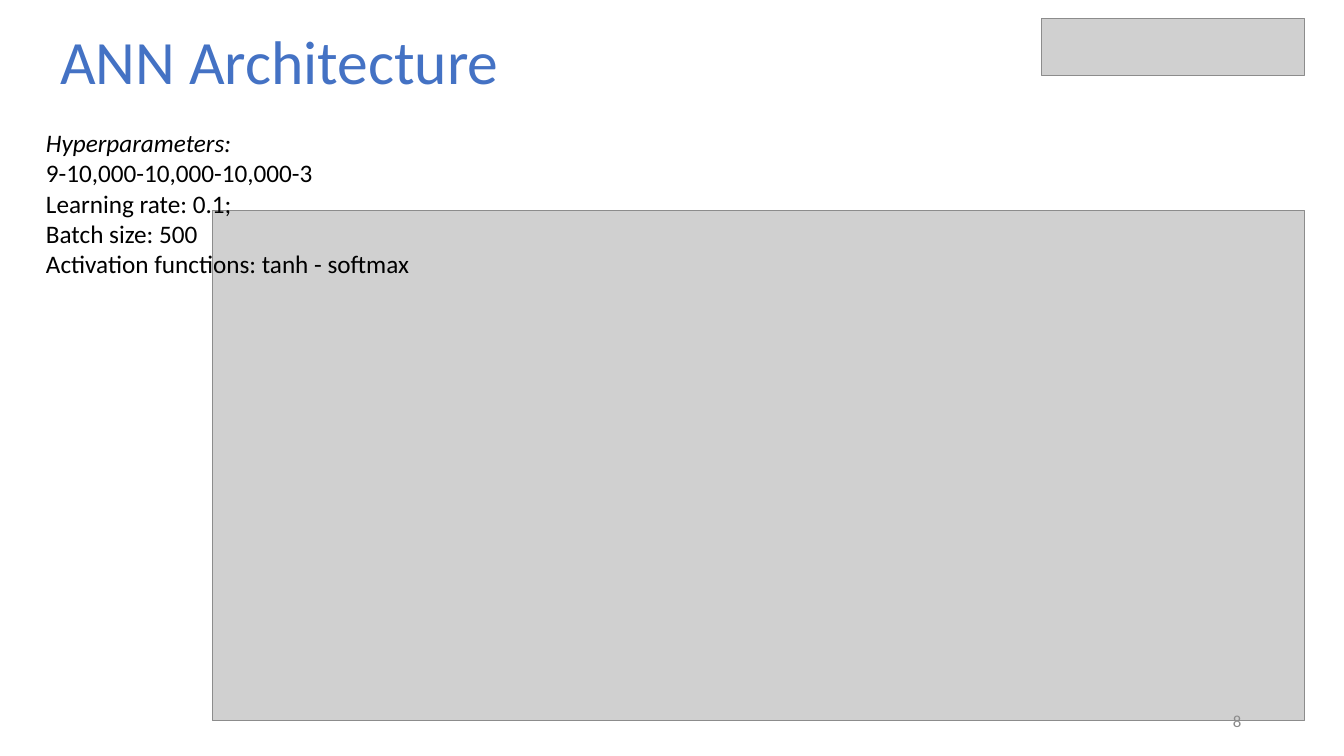
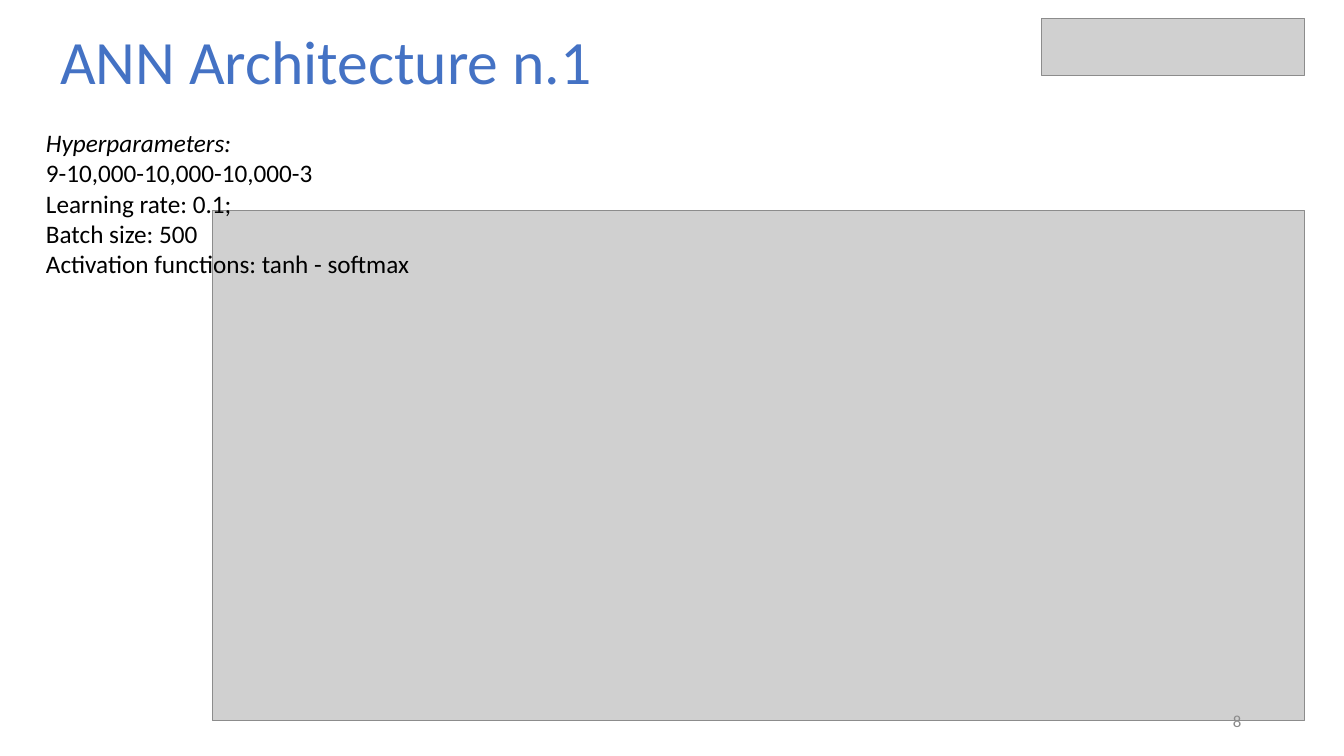
Before and after one commit to aserena7/Artificial-Neural-Networks---Parthenope-Univeristy-, a slide deck: slide 8 of ANN_Parthenope_19052023.pptx. Drawn at 1344x756 pixels with LibreOffice and Linux fonts; fonts in the diff are those of the drawing; grey boxes stand for pictures. Boxes give left, top, right and bottom in pixels: in the first picture for what was removed or moved away, otherwise in the second. Text is boxed around its words. In the diff, an @@ line names an element or a change of style, - is before the commit and + after.

```diff
--- a/ANN_Parthenope_19052023.pptx
+++ b/ANN_Parthenope_19052023.pptx
@@ text at bbox=[60, 41, 591, 85]: text changed @@
-ANN Architecture
+ANN Architecture n.1
```
Also in this commit, not shown: 6 other slides changed, 5 slides added, 1 slide removed.
